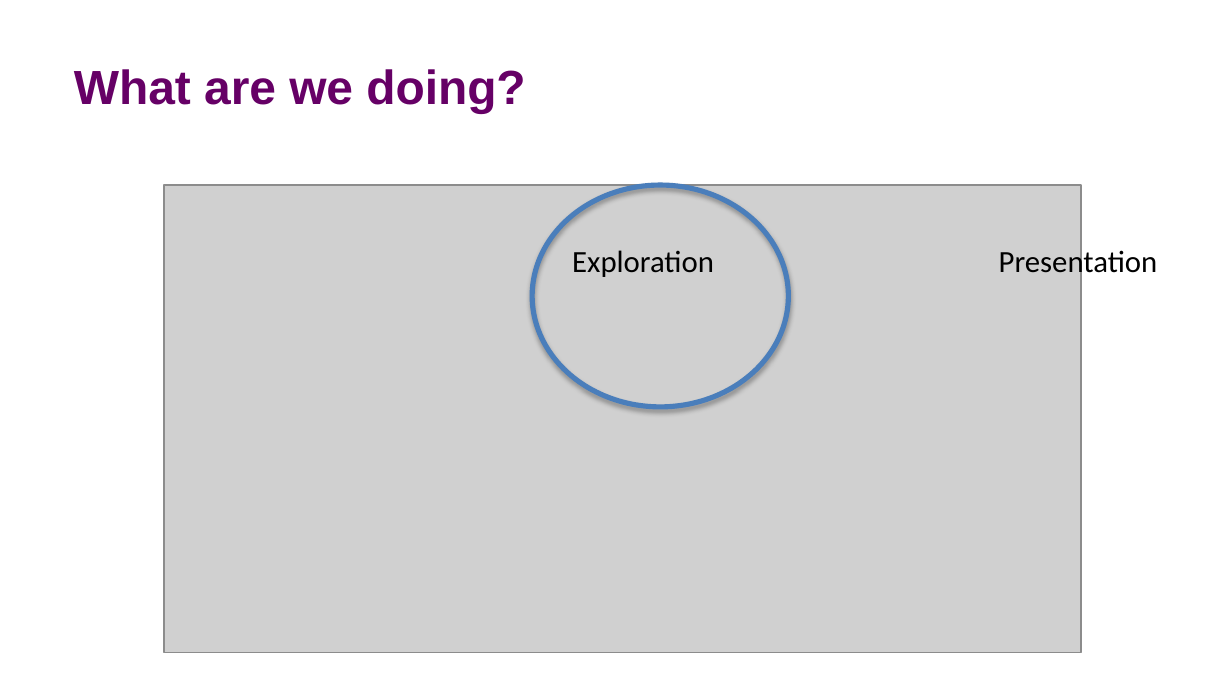
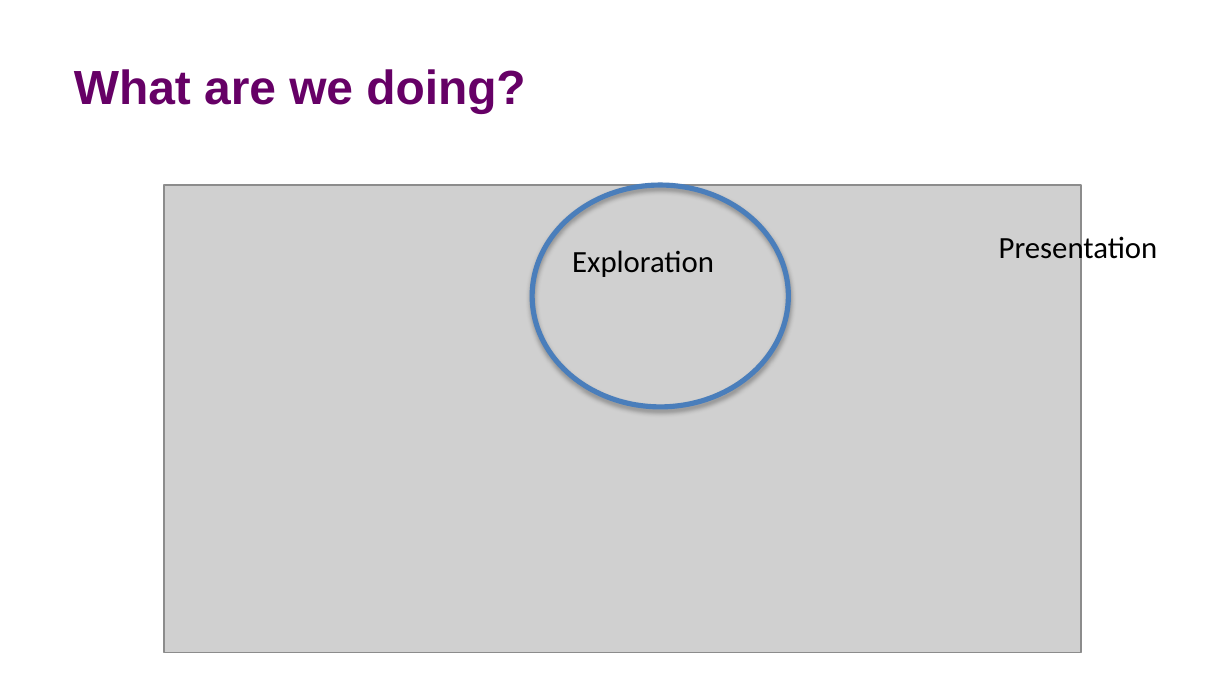
Before and after one commit to olafjanssen/ads-dv, a slide deck: slide 4 of Slides/DV02 - Reproducible Research and Exploratory Visualization with Matplotlib.pptx. Drawn at 1232x693 pixels with LibreOffice and Linux fonts; fonts in the diff are those of the drawing; grey boxes stand for pictures; background and template pictures are left out. Boxes give left, top, right and bottom in pixels: in the first picture for what was removed or moved away, otherwise in the second. Text is boxed around its words. In the diff, an @@ line names an element or a change of style, - is before the commit and + after.

```diff
--- a/Slides/DV02 - Reproducible Research and Exploratory Visualization with Matplotlib.pptx
+++ b/Slides/DV02 - Reproducible Research and Exploratory Visualization with Matplotlib.pptx
@@ text "Presentation": place and size @@
-text "Presentation" at box(999, 246, 1158, 280)
+text "Presentation" at box(999, 232, 1158, 266)
```
Also in this commit, not shown: 5 other slides changed, 1 slide added, 2 other files.
